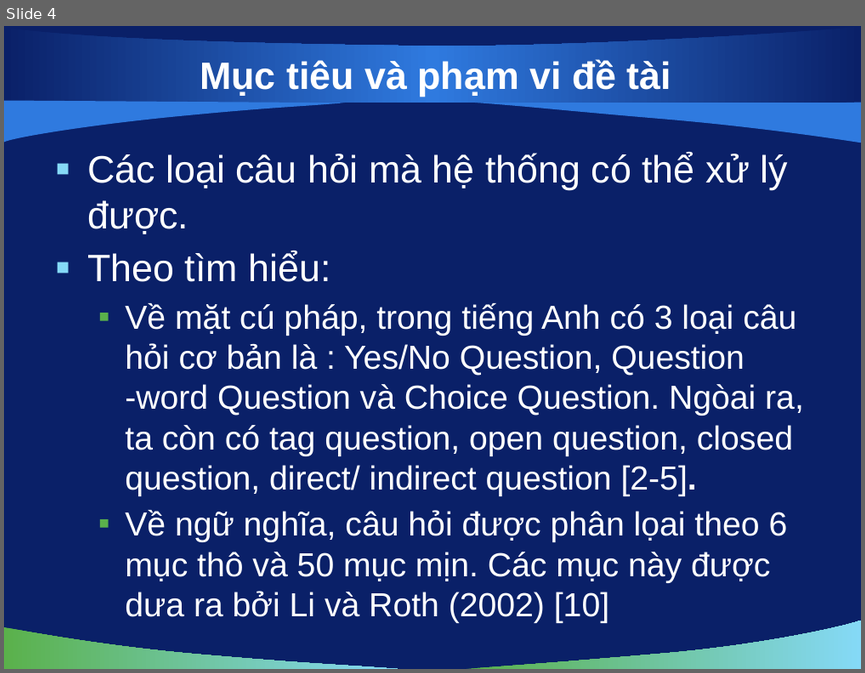
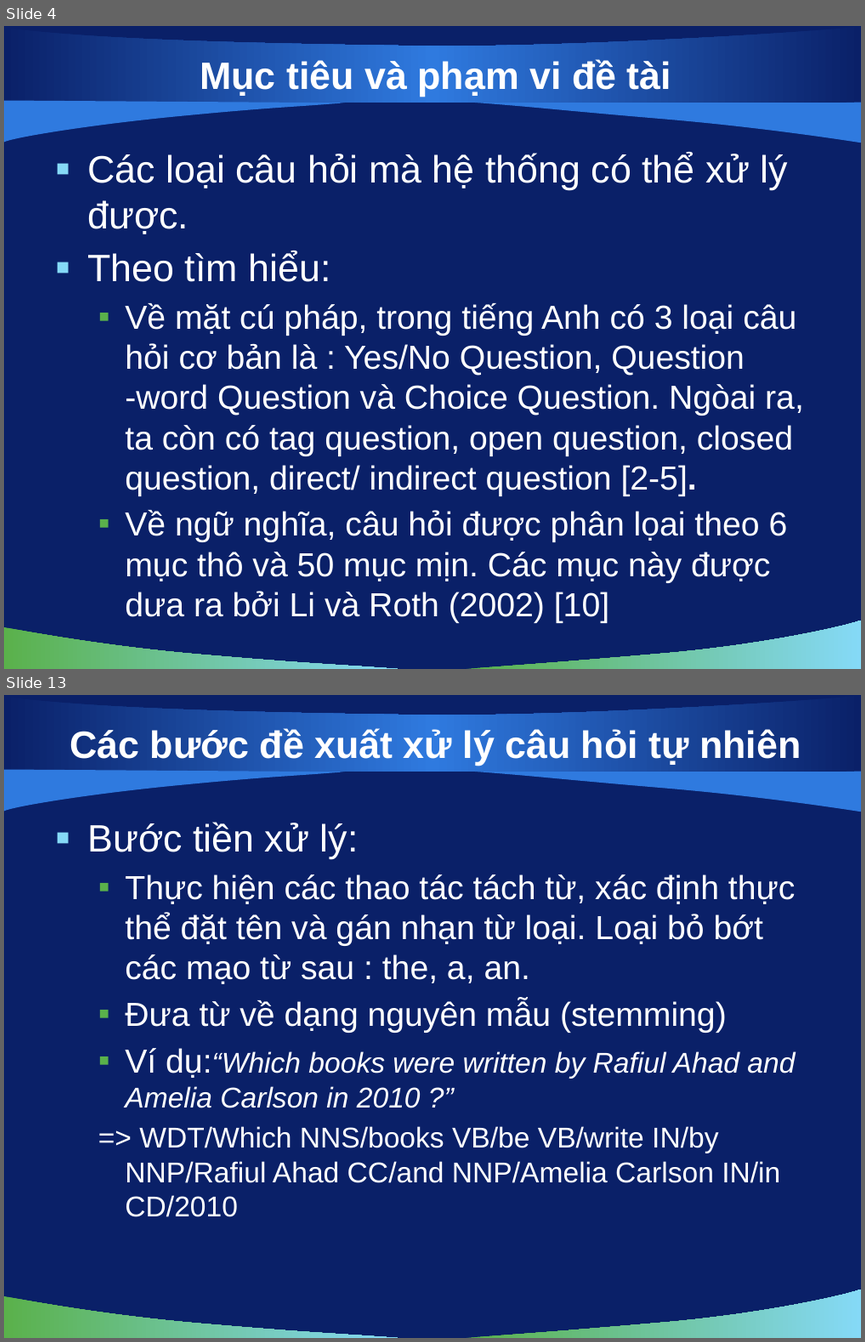
Before and after one commit to hungntit/filnalproject, a slide deck: De Cuong/bao cao 03-12-2010.pptx. Shown one above the other, each under a label of ours: slide 4 before the commit, slides 4 and 13 after it; the slides between them are not shown. The pictures are 865x673 and 865x1342 pixels, drawn with LibreOffice and Linux fonts; fonts in the diff are those of the drawing; background and template pictures are left out. Boxes give left, top, right and bottom in pixels: in the first picture for what was removed or moved away, otherwise in the second. Text is boxed around its words. In the diff, an @@ line names an element or a change of style, - is before the commit and + after.

```diff
--- a/De Cuong/bao cao 03-12-2010.pptx
+++ b/De Cuong/bao cao 03-12-2010.pptx
@@ slide 13 added at box(4, 695, 861, 1338), background picture (left out); not listed: 5 template elements that a slide beside it also shows @@
@@ title added at box(69, 728, 800, 766), 32 pt, text #FFFFFF, bold @@
+Các bước đề xuất xử lý câu hỏi tự nhiên
@@ text added at box(87, 822, 794, 1217), 24 pt, text #FFFFFF @@
+▪ Bước tiền xử lý:
+  ▪ Thực hiện các thao tác tách từ, xác định thực thể đặt tên và gán nhạn từ loại. Loại bỏ bớt các mạo từ sau : the, a, an.
+  ▪ Đưa từ về dạng nguyên mẫu (stemming)
+  ▪ Ví dụ:“Which books were written by Rafiul Ahad and Amelia Carlson in 2010 ?”
+  => WDT/Which NNS/books VB/be VB/write IN/by NNP/Rafiul Ahad CC/and NNP/Amelia Carlson IN/in CD/2010
```
Also in this commit, not shown: 6 slides changed, 4 other slides added, 2 slides removed.
